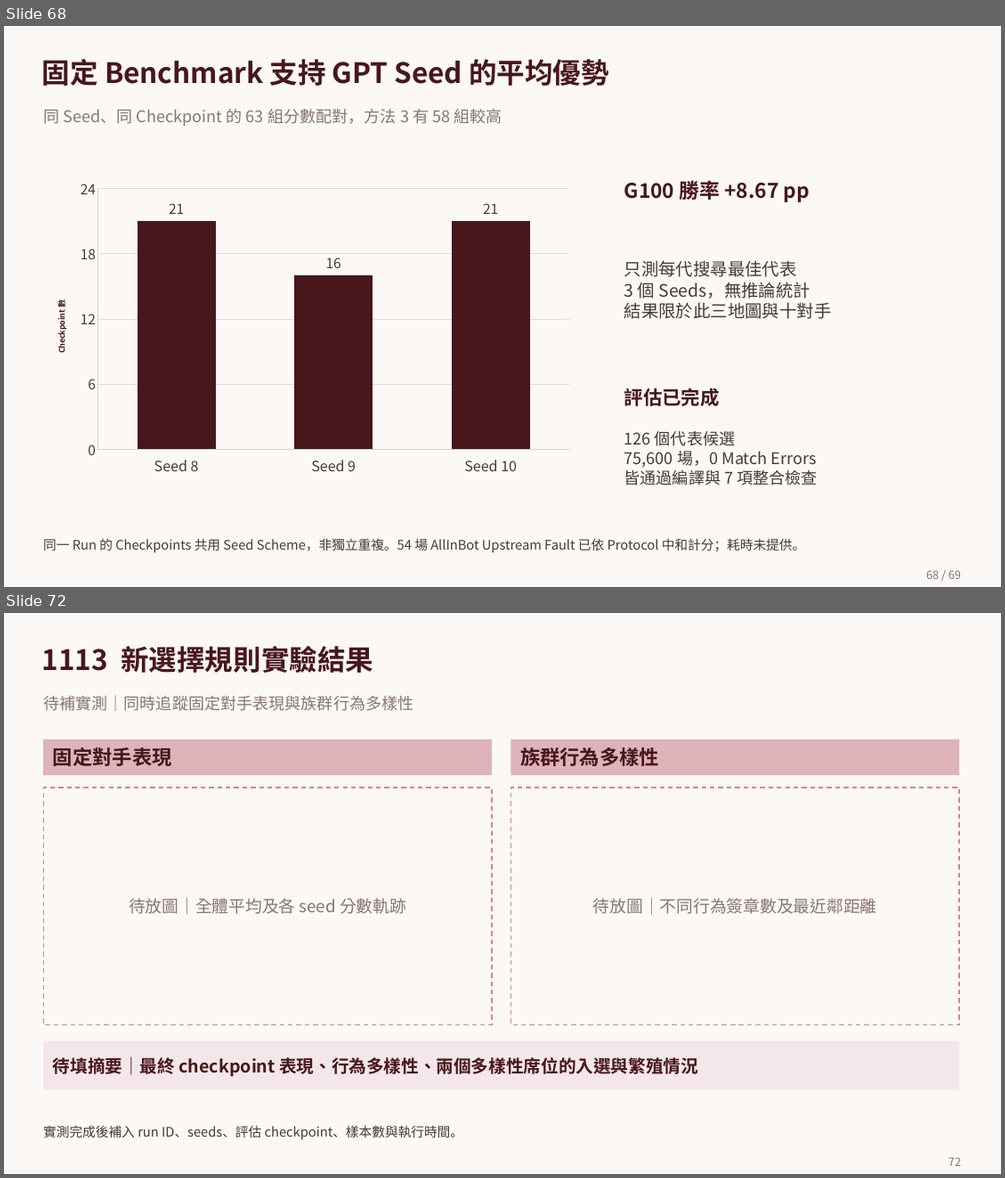
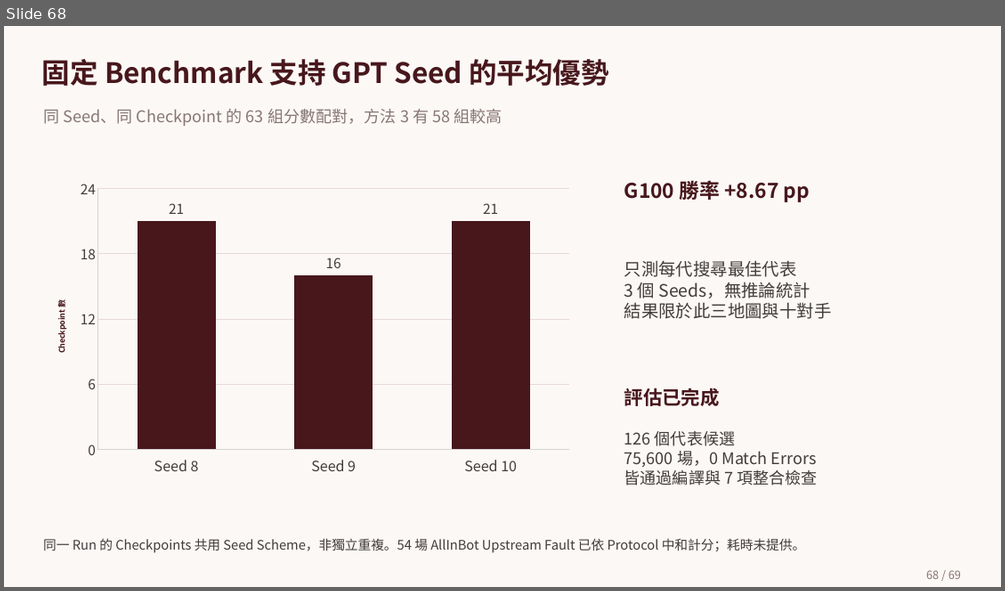
Before and after one commit to sophie8909/EAGLE, a slide deck: Meeting/deliverables/EAGLE.pptx. Shown one above the other, each under a label of ours: slides 68 and 72 before the commit, slide 68 after it; the slides between them are not shown. The pictures are 1005x1178 and 1005x591 pixels, drawn with LibreOffice and Linux fonts; fonts in the diff are those of the drawing; background and template pictures are left out. Boxes give left, top, right and bottom in pixels: in the first picture for what was removed or moved away, otherwise in the second. Text is boxed around its words. In the diff, an @@ line names an element or a change of style, - is before the commit and + after.

```diff
--- a/Meeting/deliverables/EAGLE.pptx
+++ b/Meeting/deliverables/EAGLE.pptx
@@ slide 72 removed at (4, 613, 1001, 1174), background picture (left out) @@
@@ text removed at (42, 646, 373, 673) @@
-1113 新選擇規則實驗結果
@@ text removed at (43, 695, 413, 711) @@
-待補實測｜同時追蹤固定對手表現與族群行為多樣性
@@ rectangle removed at (43, 739, 492, 775) @@
-固定對手表現
@@ rectangle removed at (510, 739, 958, 775) @@
-族群行為多樣性
@@ rectangle removed at (43, 787, 492, 1025) @@
-待放圖｜全體平均及各 seed 分數軌跡
@@ rectangle removed at (510, 787, 958, 1025) @@
-待放圖｜不同行為簽章數及最近鄰距離
@@ rectangle removed at (43, 1041, 959, 1090) @@
-待填摘要｜最終 checkpoint 表現、行為多樣性、兩個多樣性席位的入選與繁殖情況
@@ text removed at (43, 1125, 463, 1140) @@
-實測完成後補入 run ID、seeds、評估 checkpoint、樣本數與執行時間。
@@ page number removed at (948, 1157, 961, 1166) @@
-72
```
Also in this commit, not shown: 1 slide changed, 4 slides added, 1 other slide removed.
